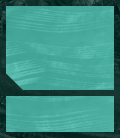
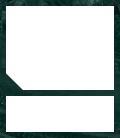
Two versions of the same layered image (120x138). Layer-by-layer changes:
hid "Paint Layer 1" over [1, 6, 114, 136]
hid "Background" over [1, 6, 114, 136]
